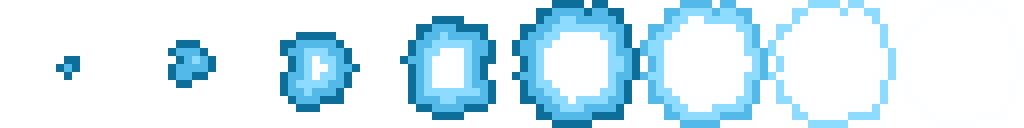
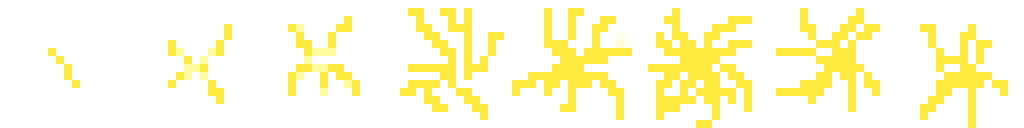
Layered file, before and after one edit (1024px x 128px). Changes by layer:
added group "Arc2" with 8 layers above "Arc" over [48, 8, 1008, 128]
added layer "1" (1st of 3, in "Arc2") in group "Arc2" over [48, 48, 80, 88]
added layer "2" (1st of 3, in "Arc2") in group "Arc2" over [168, 24, 232, 104]
added layer "3" (1st of 3, in "Arc2") in group "Arc2" over [288, 16, 632, 96]
added layer "4" (1st of 3, in "Arc2") in group "Arc2" over [400, 8, 504, 120]
added layer "5" (1st of 3, in "Arc2") in group "Arc2" over [512, 8, 632, 120]
added layer "6" (1st of 3, in "Arc2") in group "Arc2" over [648, 8, 752, 128]
added layer "7" (1st of 3, in "Arc2") in group "Arc2" over [776, 8, 880, 112]
added layer "8" (1st of 3, in "Arc2") in group "Arc2" over [920, 24, 1008, 128]
hid group "Water" (8 layers) over [56, 0, 1008, 128]
